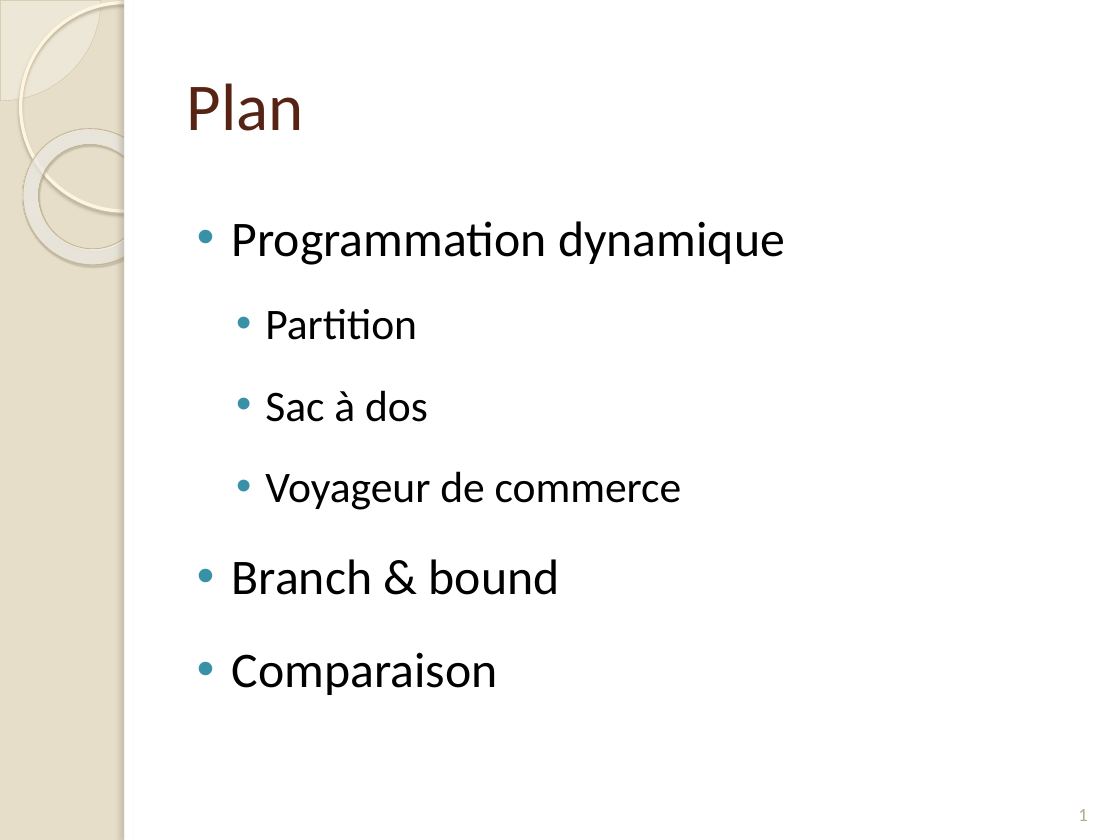
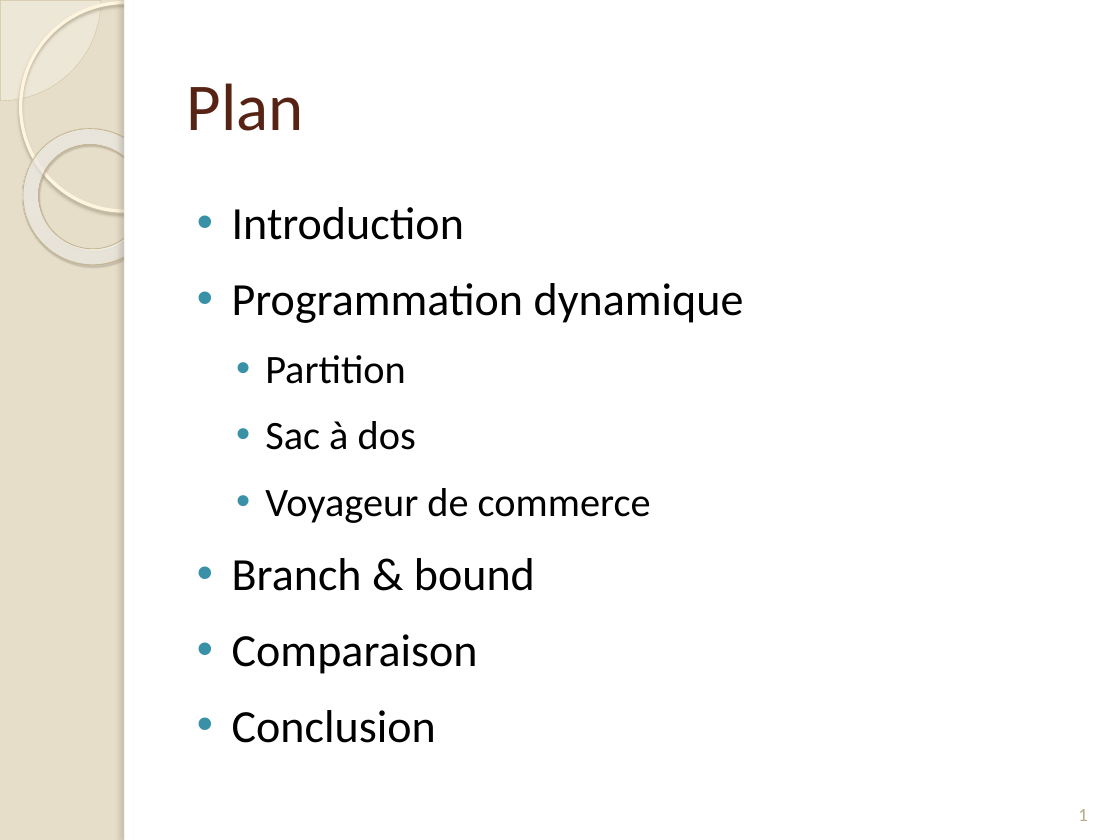
Before and after one commit to Origraena/moca, a slide deck: slide 2 of gmin213/tp/presentation/pres.pptx. Drawn at 1120x840 pixels with LibreOffice and Linux fonts; fonts in the diff are those of the drawing. Boxes give left, top, right and bottom in pixels: in the first picture for what was removed or moved away, otherwise in the second. Text is boxed around its words. In the diff, an @@ line names an element or a change of style, - is before the commit and + after.

```diff
--- a/gmin213/tp/presentation/pres.pptx
+++ b/gmin213/tp/presentation/pres.pptx
@@ text at box(232, 207, 464, 240): paragraph added @@
+• Introduction
@@ text at box(232, 283, 744, 674): size 32 to 29.6 pt in "Programmation dynamique", "Branch & bound", "Comparaison"; size 28 to 25.9 pt in "Partition", "Sac à dos", "Voyageur de commerce"; line spacing 1.4 to 1.2 @@
@@ text at box(232, 710, 436, 743): paragraph added @@
+• Conclusion
```
Also in this commit, not shown: 6 other slides changed, 10 slides added, 1 slide removed, 9 other files.
